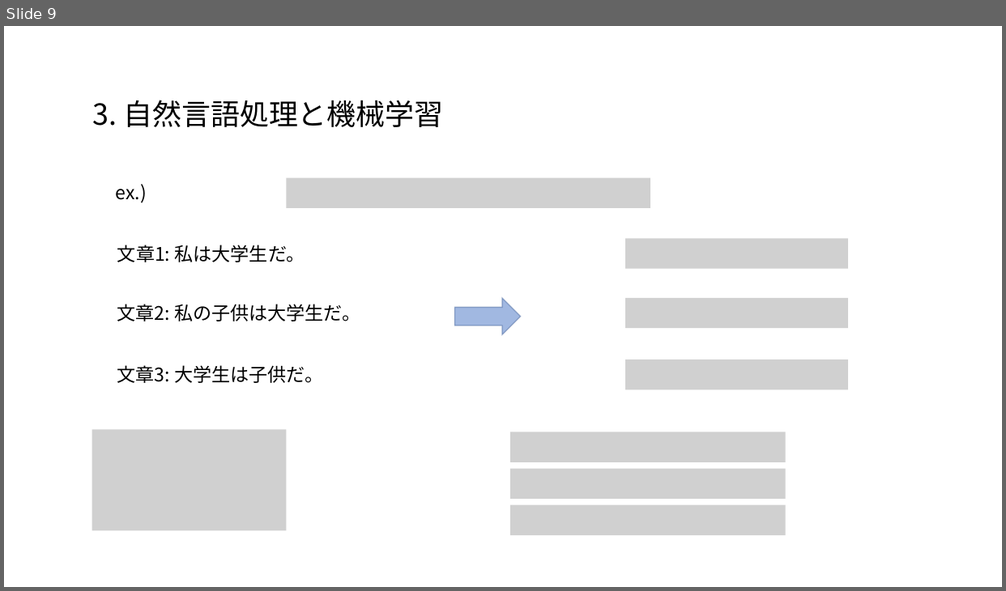
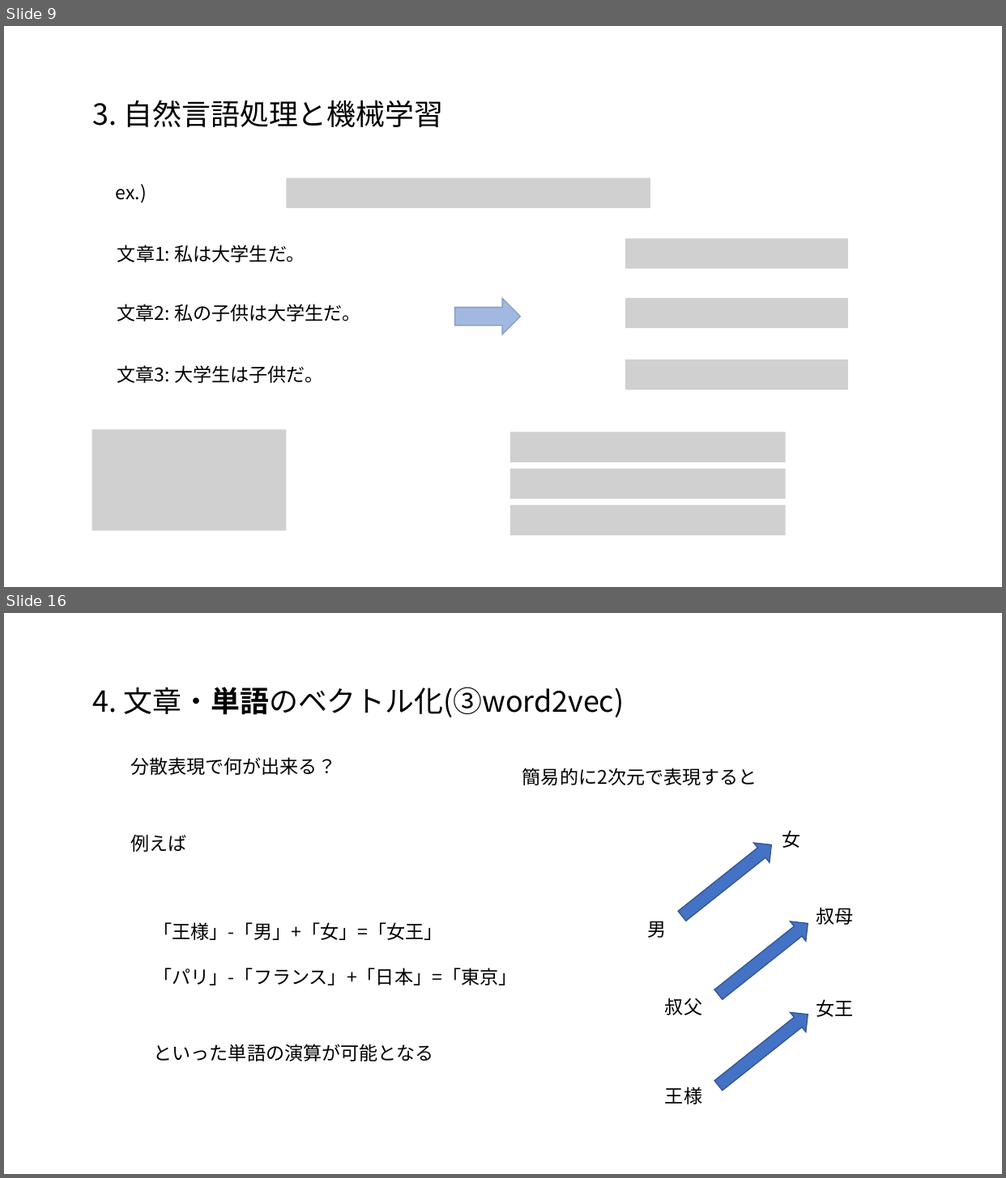
Before and after one commit to satetsu007/NLP_test, a slide deck: doc/NLP.pptx. Shown one above the other, each under a label of ours: slide 9 before the commit, slides 9 and 16 after it; the slides between them are not shown. The pictures are 1006x591 and 1006x1178 pixels, drawn with LibreOffice and Linux fonts; fonts in the diff are those of the drawing; grey boxes stand for pictures. Boxes give left, top, right and bottom in pixels: in the first picture for what was removed or moved away, otherwise in the second. Text is boxed around its words. In the diff, an @@ line names an element or a change of style, - is before the commit and + after.

```diff
--- a/doc/NLP.pptx
+++ b/doc/NLP.pptx
@@ slide 16 added at (4,613,1002,1174), background #FFFFFF @@
@@ text added at (93,687,624,717), 28 pt, text #000000 @@
+4. 文章・単語のベクトル化(③word2vec)
@@ text added at (130,757,336,775), 18 pt, text #000000 @@
+分散表現で何が出来る？
@@ text added at (522,768,757,786), 18 pt, text #000000 @@
+簡易的に2次元で表現すると
@@ text added at (782,830,801,848), 18 pt, text #000000 @@
+女
@@ text added at (130,835,186,852), 18 pt, text #000000 @@
+例えば
@@ right arrow added at (674,835,779,926), fill #4472C4, outline #325491 1 pt @@
@@ text added at (154,922,443,940), 18 pt, text #000000 @@
+「王様」-「男」+「女」=「女王」
@@ text added at (648,921,667,938), 18 pt, text #000000 @@
+男
@@ right arrow added at (711,914,816,1005), fill #4472C4, outline #325491 1 pt @@
@@ text added at (816,907,854,925), 18 pt, text #000000 @@
+叔母
@@ text added at (154,968,518,986), 18 pt, text #000000 @@
+「パリ」-「フランス」+「日本」=「東京」
@@ text added at (665,998,702,1016), 18 pt, text #000000 @@
+叔父
@@ text added at (816,999,854,1017), 18 pt, text #000000 @@
+女王
@@ right arrow added at (711,1004,816,1096), fill #4472C4, outline #325491 1 pt @@
@@ text added at (154,1044,434,1062), 18 pt, text #000000 @@
+といった単語の演算が可能となる
@@ text added at (665,1087,702,1105), 18 pt, text #000000 @@
+王様
```
Also in this commit, not shown: 5 slides changed, 28 other slides added, 1 other file.
